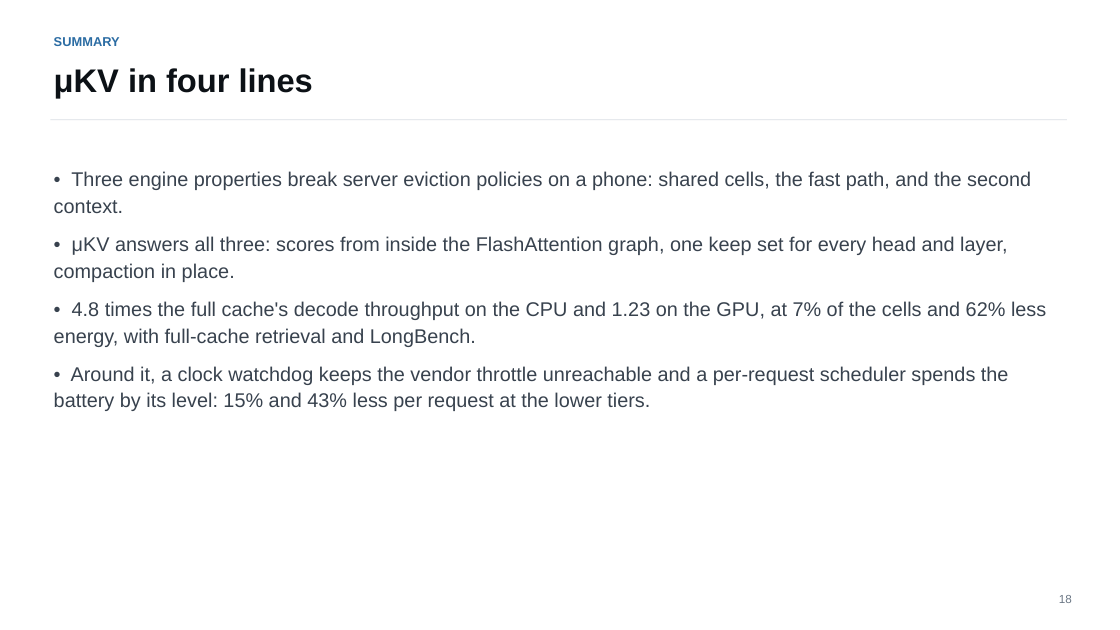
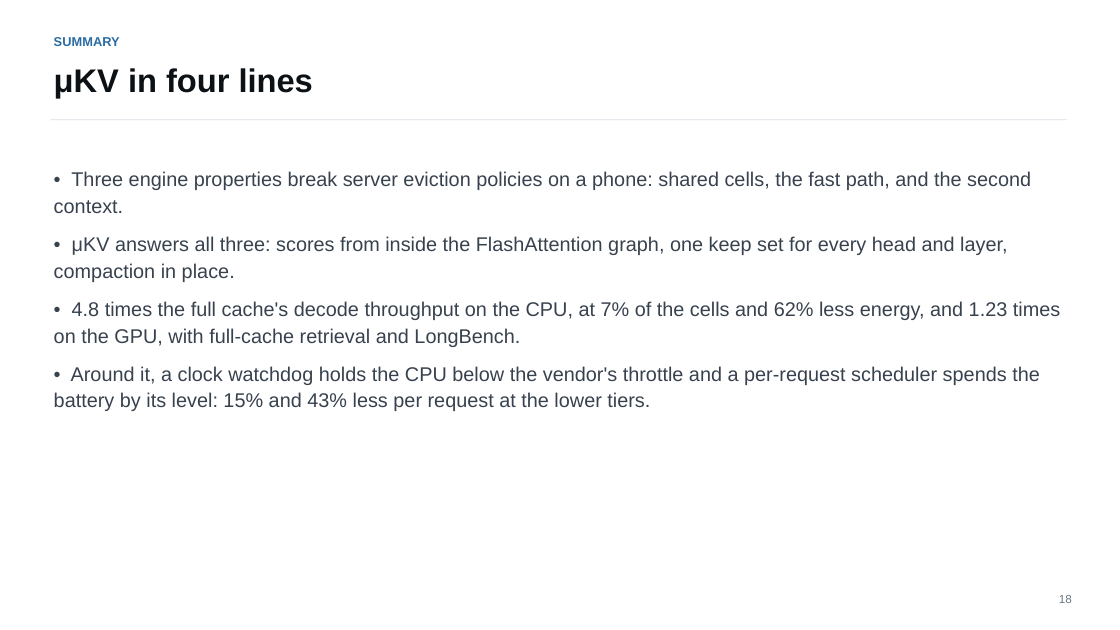
Before and after one commit to Romyull-Islam/EndurKV, a slide deck: slide 18 of muKV_paper_talk.pptx. Drawn at 1120x630 pixels with LibreOffice and Linux fonts; fonts in the diff are those of the drawing. Boxes give left, top, right and bottom in pixels: in the first picture for what was removed or moved away, otherwise in the second. Text is boxed around its words. In the diff, an @@ line names an element or a change of style, - is before the commit and + after.

```diff
--- a/muKV_paper_talk.pptx
+++ b/muKV_paper_talk.pptx
@@ text at bbox=[54, 301, 1060, 411]: text changed @@
-• 4.8 times the full cache's decode throughput on the CPU and 1.23 on the GPU, at 7% of the cells and 62% less energy, with full-cache retrieval and LongBench.
-• Around it, a clock watchdog keeps the vendor throttle unreachable and a per-request scheduler spends the battery by its level: 15% and 43% less per request at the lower tiers.
+• 4.8 times the full cache's decode throughput on the CPU, at 7% of the cells and 62% less energy, and 1.23 times on the GPU, with full-cache retrieval and LongBench.
+• Around it, a clock watchdog holds the CPU below the vendor's throttle and a per-request scheduler spends the battery by its level: 15% and 43% less per request at the lower tiers.
```
Also in this commit, not shown: 4 other slides changed, 8 other files.
